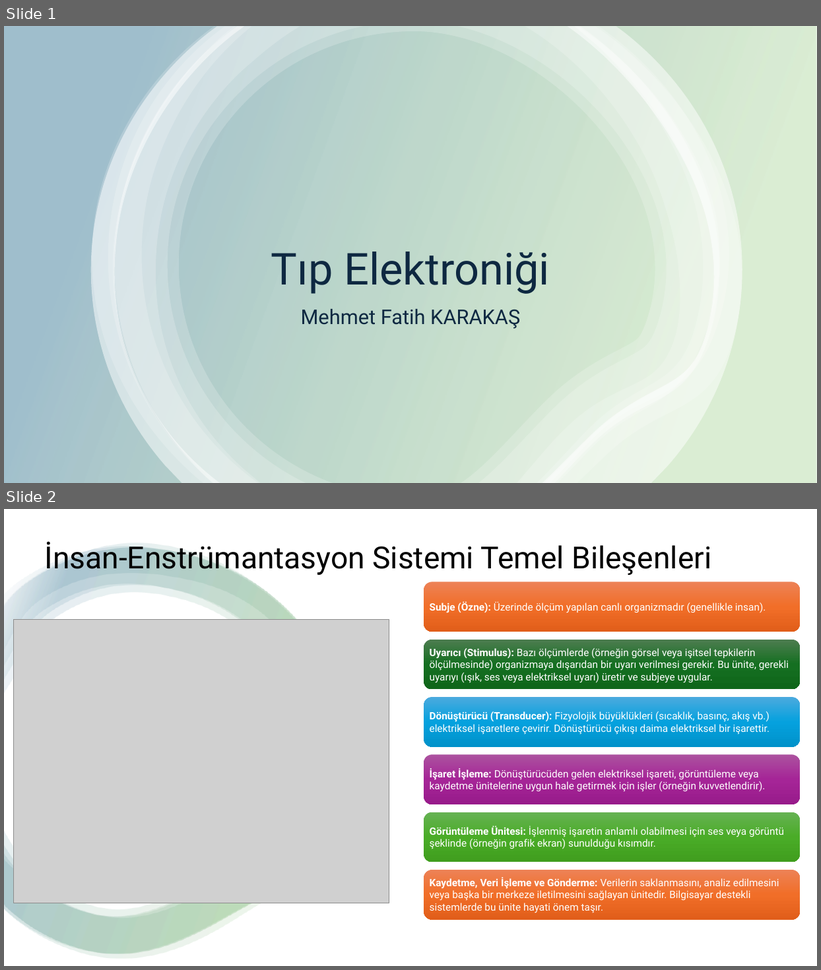
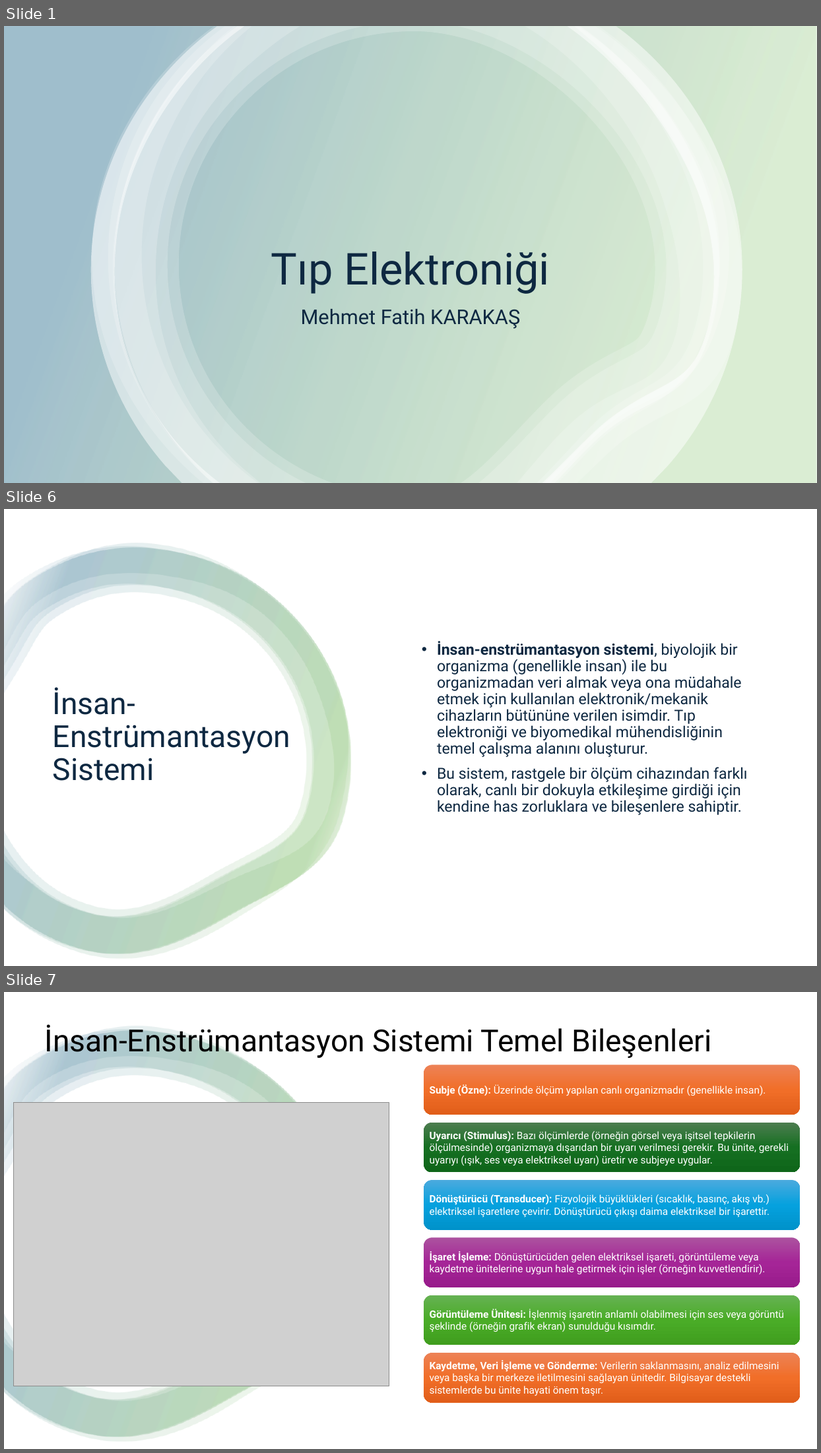
Before and after one commit to karakasmf/Medical-Electronic, a slide deck: Sunum-1.pptx. Shown one above the other, each under a label of ours: slides 1 and 2 before the commit, slides 1, 6 and 7 after it; the slides between them are not shown. The pictures are 821x970 and 821x1453 pixels, drawn with LibreOffice and Linux fonts; fonts in the diff are those of the drawing; grey boxes stand for pictures. Boxes give left, top, right and bottom in pixels: in the first picture for what was removed or moved away, otherwise in the second. Text is boxed around its words. In the diff, an @@ line names an element or a change of style, - is before the commit and + after.

```diff
--- a/Sunum-1.pptx
+++ b/Sunum-1.pptx
@@ slide 6 added at <box>4,509,817,966</box>, background #FFFFFF @@
@@ rectangle added at <box>4,509,817,966</box>, fill #FFFFFF @@
@@ group added at <box>4,543,351,959</box>: 4 freeform shapes @@
@@ text added at <box>437,642,747,815</box>, 18 pt, text #0E2841 @@
+• İnsan-enstrümantasyon sistemi, biyolojik bir organizma (genellikle insan) ile bu organizmadan veri almak veya ona müdahale etmek için kullanılan elektronik/mekanik cihazların bütününe verilen isimdir. Tıp elektroniği ve biyomedikal mühendisliğinin temel çalışma alanını oluşturur.
+• Bu sistem, rastgele bir ölçüm cihazından farklı olarak, canlı bir dokuyla etkileşime girdiği için kendine has zorluklara ve bileşenlere sahiptir.
@@ title added at <box>53,687,290,781</box>, 36 pt, text #0E2841 @@
+İnsan-Enstrümantasyon Sistemi
@@ what was slide 2 is now slide 7 @@
```
Also in this commit, not shown: 4 other slides added.
